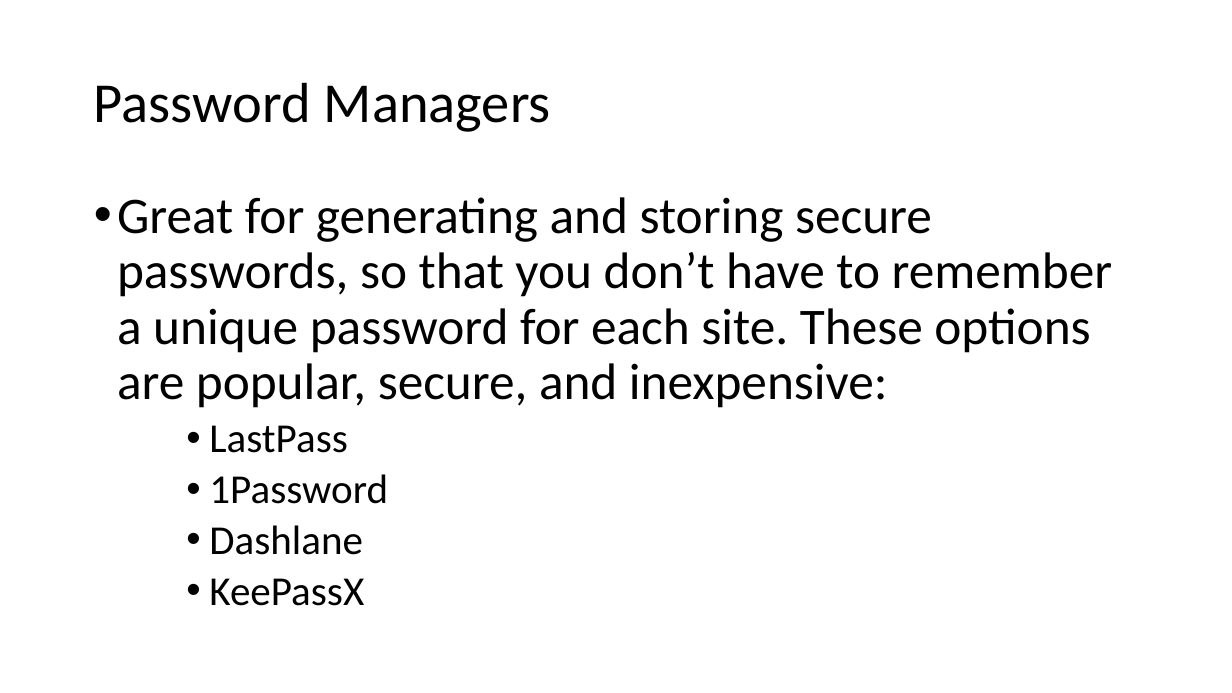
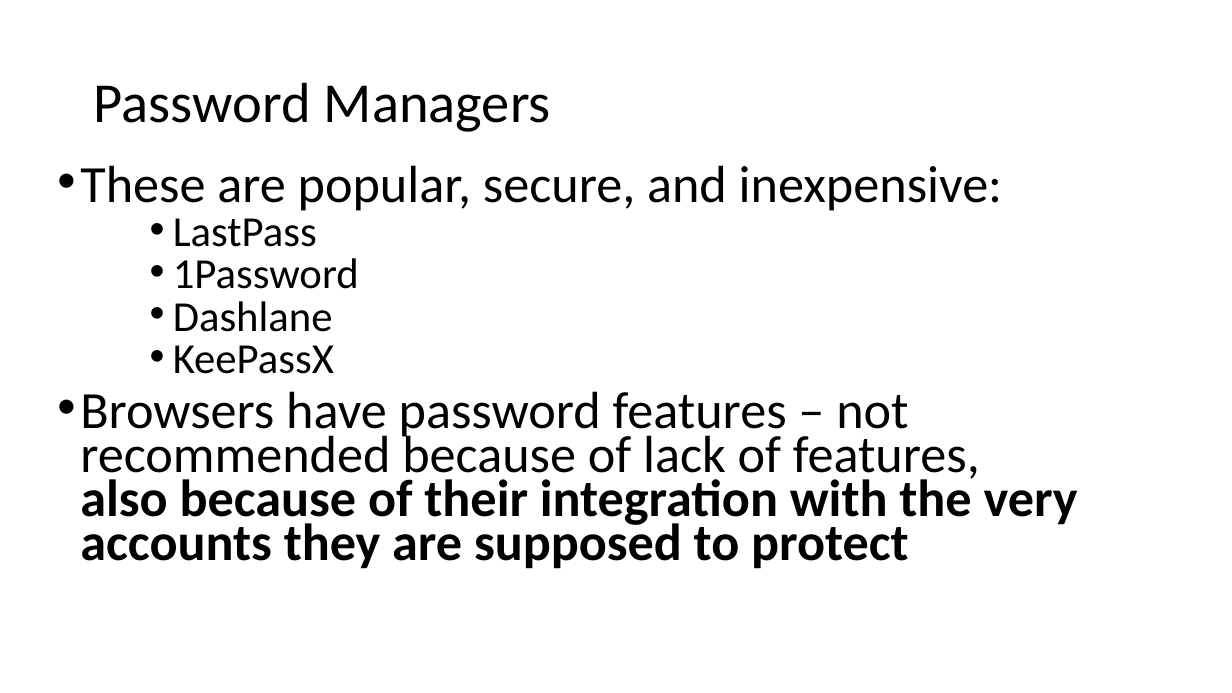
Before and after one commit to williamadba/Public-Presentations, a slide deck: slide 10 of Personal Practical Cybersecurity/Personal Practical Cybersecurity.pptx (slide 8 before the commit). Drawn at 1232x693 pixels with LibreOffice and Linux fonts; fonts in the diff are those of the drawing. Boxes give left, top, right and bottom in pixels: in the first picture for what was removed or moved away, otherwise in the second. Text is boxed around its words. In the diff, an @@ line names an element or a change of style, - is before the commit and + after.

```diff
--- a/Personal Practical Cybersecurity/Personal Practical Cybersecurity.pptx
+++ b/Personal Practical Cybersecurity/Personal Practical Cybersecurity.pptx
@@ text "These are popular, secure, and ...": place and size @@
-text "These are popular, secure, and ..." at <box>117,197,1112,606</box>
+text "These are popular, secure, and ..." at <box>80,165,1078,569</box>
@@ text at <box>80,165,1002,211</box>: text changed; size 40 to 40.7 pt @@
-• Great for generating and storing secure passwords, so that you don’t have to remember a unique password for each site. These options are popular, secure, and inexpensive:
+• These are popular, secure, and inexpensive:
@@ text at <box>173,218,359,374</box>: size 32 to 33.3 pt in "LastPass", "1Password", "Dashlane", "KeePassX"; line spacing 0.9 to 0.7 @@
@@ text at <box>80,391,1078,569</box>: paragraph added @@
+• Browsers have password features – not recommended because of lack of features,
+  also because of their integration with the very accounts they are supposed to protect
```
Also in this commit, not shown: 15 other slides changed, 4 slides added.
